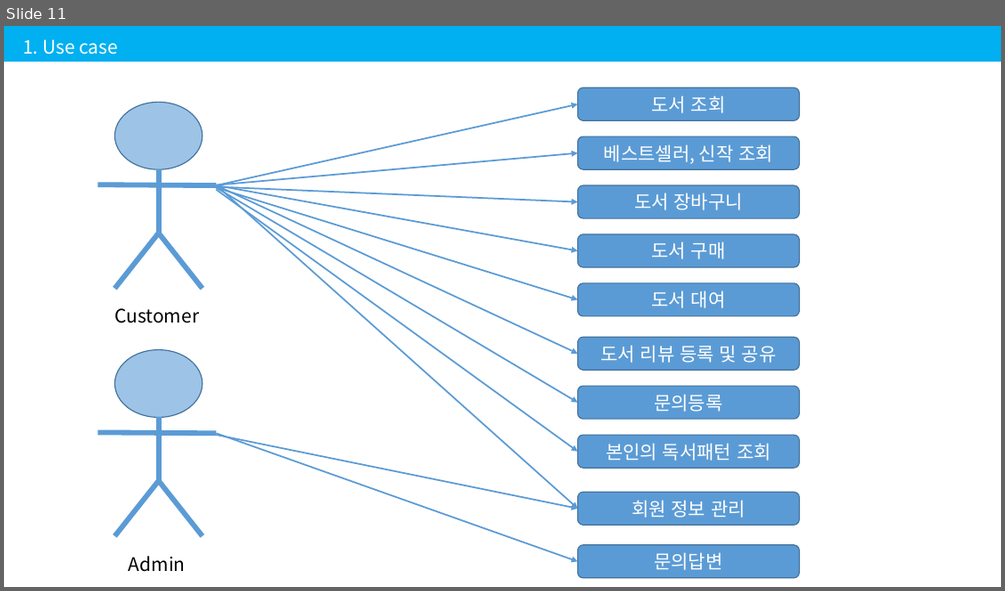
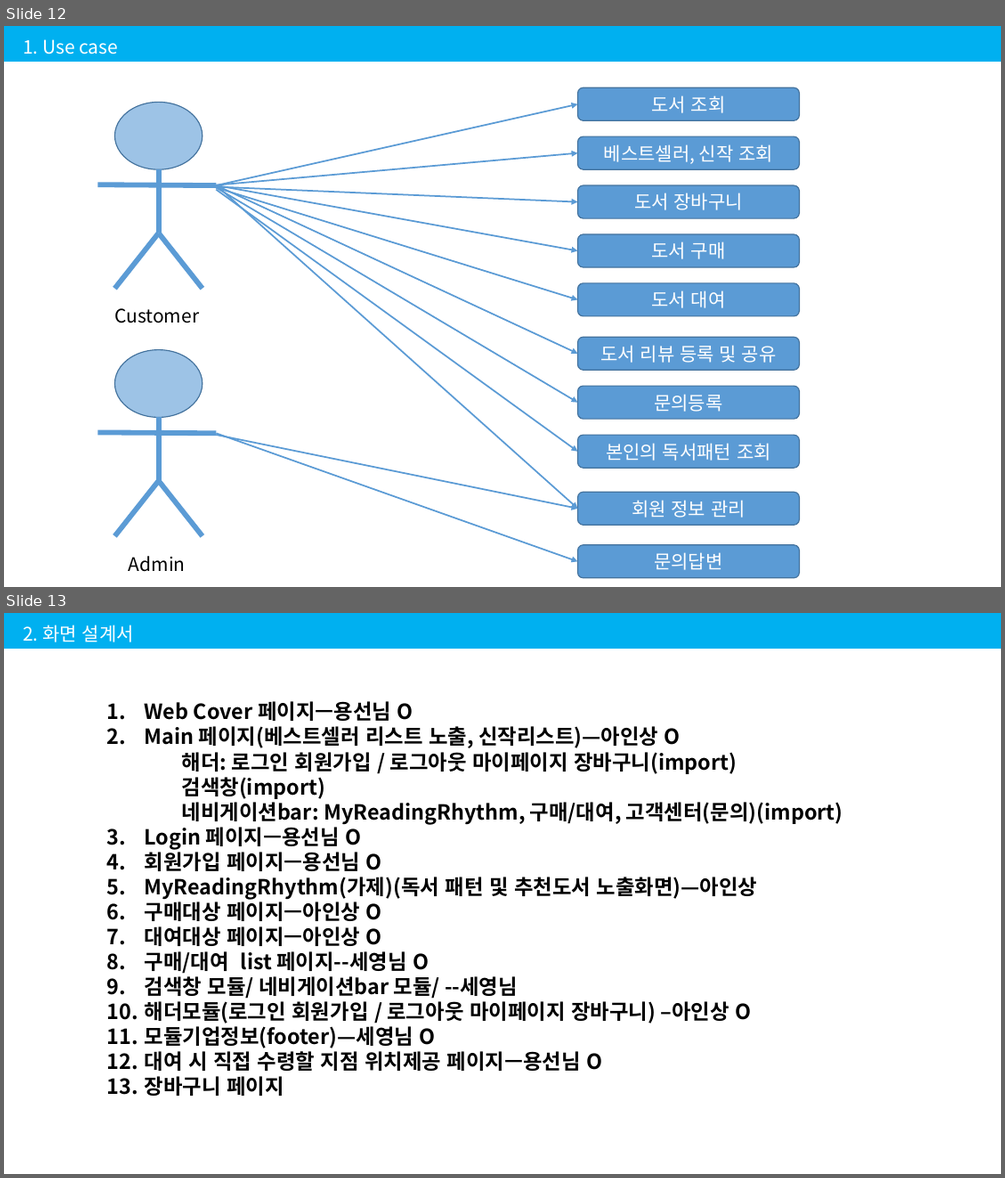
Before and after one commit to 201411096/kosmo_bookstore, a slide deck: Document/2조 김용선, 박세영, 정아인.pptx. Shown one above the other, each under a label of ours: slide 11 before the commit, slides 12 and 13 after it. The pictures are 1005x591 and 1005x1178 pixels, drawn with LibreOffice and Linux fonts; fonts in the diff are those of the drawing. Boxes give left, top, right and bottom in pixels: in the first picture for what was removed or moved away, otherwise in the second. Text is boxed around its words. In the diff, an @@ line names an element or a change of style, - is before the commit and + after.

```diff
--- a/Document/2조 김용선, 박세영, 정아인.pptx
+++ b/Document/2조 김용선, 박세영, 정아인.pptx
@@ slide 13 added at (x1=4, y1=613, x2=1001, y2=1174), background #FFFFFF @@
@@ rectangle added at (x1=4, y1=613, x2=1001, y2=649), fill #00B0F0 @@
@@ text added at (x1=23, y1=625, x2=134, y2=642), 18 pt, text #FFFFFF @@
+2. 화면 설계서
@@ text added at (x1=145, y1=701, x2=843, y2=1095), 20 pt, text #000000, bold @@
+1. Web Cover 페이지—용선님 O
+2. Main 페이지(베스트셀러 리스트 노출, 신작리스트)—아인상 O
+해더: 로그인 회원가입 / 로그아웃 마이페이지 장바구니(import)
+검색창(import)
+네비게이션bar: MyReadingRhythm, 구매/대여, 고객센터(문의)(import)
+3. Login 페이지—용선님 O
+4. 회원가입 페이지—용선님 O
+5. MyReadingRhythm(가제)(독서 패턴 및 추천도서 노출화면)—아인상
+6. 구매대상 페이지—아인상 O
+7. 대여대상 페이지—아인상 O
+8. 구매/대여 list 페이지--세영님 O
+9. 검색창 모듈/ 네비게이션bar 모듈/ --세영님
+10. 해더모듈(로그인 회원가입 / 로그아웃 마이페이지 장바구니) –아인상 O
+11. 모듈기업정보(footer)—세영님 O
+12. 대여 시 직접 수령할 지점 위치제공 페이지—용선님 O
+13. 장바구니 페이지
@@ what was slide 11 is now slide 12 @@
```
Also in this commit, not shown: 4 slides changed, 14 other slides added.
